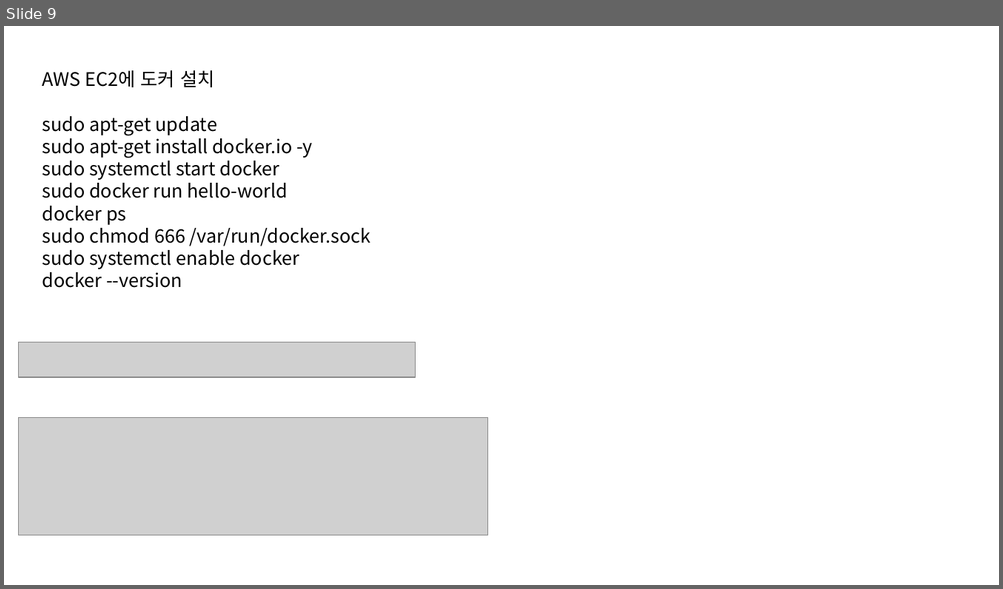
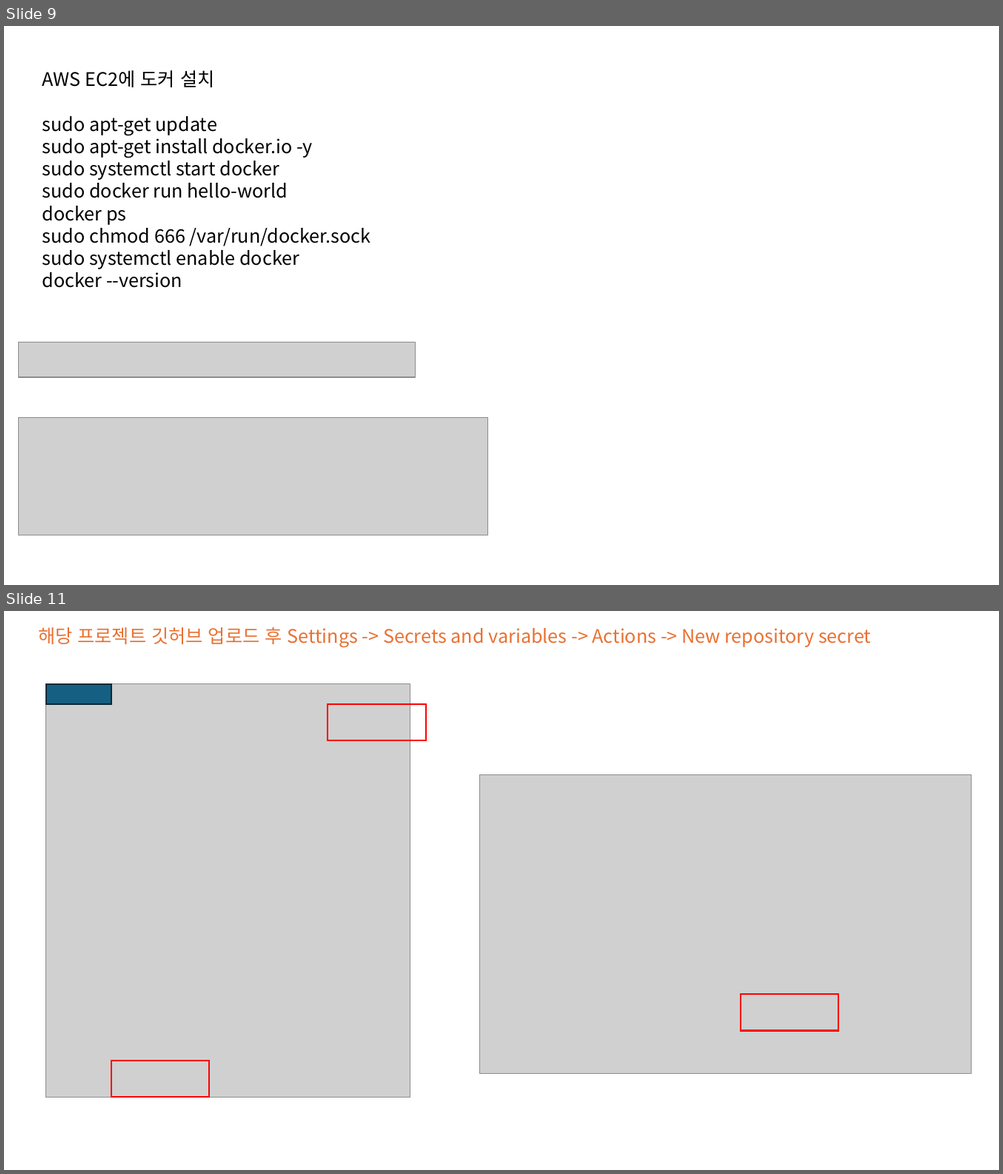
Before and after one commit to sonsungjong/reactjs-app, a slide deck: AWS배포 샘플.pptx. Shown one above the other, each under a label of ours: slide 9 before the commit, slides 9 and 11 after it; the slides between them are not shown. The pictures are 1003x589 and 1003x1174 pixels, drawn with LibreOffice and Linux fonts; fonts in the diff are those of the drawing; grey boxes stand for pictures. Boxes give left, top, right and bottom in pixels: in the first picture for what was removed or moved away, otherwise in the second. Text is boxed around its words. In the diff, an @@ line names an element or a change of style, - is before the commit and + after.

```diff
--- a/AWS배포 샘플.pptx
+++ b/AWS배포 샘플.pptx
@@ slide 11 added at (4,611,999,1170), background #FFFFFF @@
@@ text added at (38,627,871,648), 18 pt, text #E97132 @@
+해당 프로젝트 깃허브 업로드 후 Settings -> Secrets and variables -> Actions -> New repository secret
@@ picture added at (46,684,410,1097) @@
@@ rectangle added at (46,684,111,704), fill #156082, outline #092A39 1.5 pt @@
@@ rectangle added at (328,704,427,741), outline #FF0000 1.5 pt @@
@@ picture added at (480,775,972,1074) @@
@@ rectangle added at (740,994,839,1031), outline #FF0000 1.5 pt @@
@@ rectangle added at (111,1061,209,1097), outline #FF0000 1.5 pt @@
```
Also in this commit, not shown: 10 slides changed, 7 other slides added, 10 slides removed.
